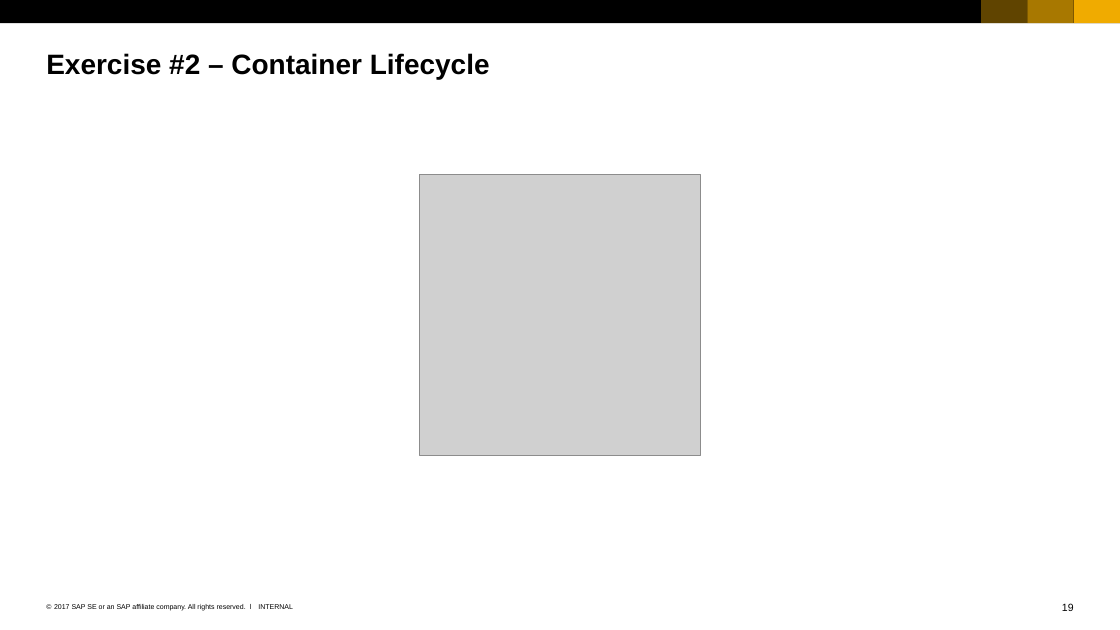
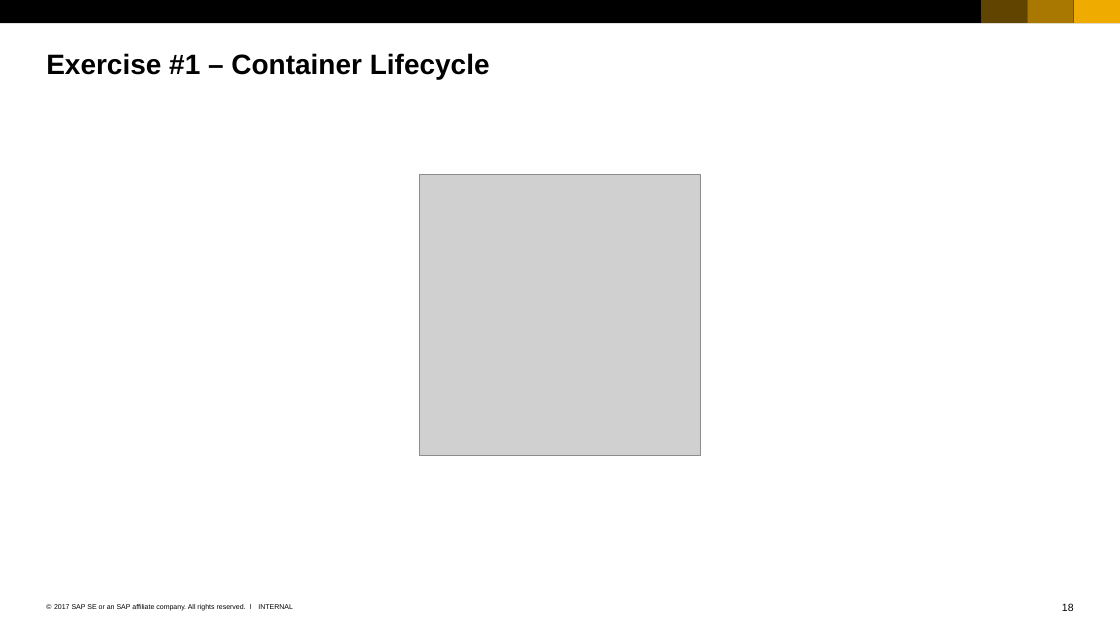
Before and after one commit to cuijiyao01/docker-k8s-training, a slide deck: slide 18 of docker/02_Docker_Fundamentals.pptx (slide 19 before the commit). Drawn at 1120x630 pixels with LibreOffice and Linux fonts; fonts in the diff are those of the drawing; grey boxes stand for pictures. Boxes give left, top, right and bottom in pixels: in the first picture for what was removed or moved away, otherwise in the second. Text is boxed around its words. In the diff, an @@ line names an element or a change of style, - is before the commit and + after.

Commit message:
fix reference to exercise number

```diff
--- a/docker/02_Docker_Fundamentals.pptx
+++ b/docker/02_Docker_Fundamentals.pptx
@@ title at box(46, 53, 490, 79): text changed @@
-Exercise #2 – Container Lifecycle
+Exercise #1 – Container Lifecycle
```
Also in this commit, not shown: 1 other slide changed, 1 slide removed, 3 other files.
